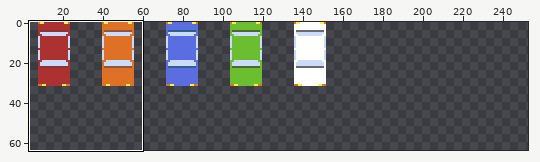
A sprite sheet gets an edit: bin/imgs/carTile.png. The picture above shows the old version from afar; the outline marks the close-up.
Close-up. Earlier state:
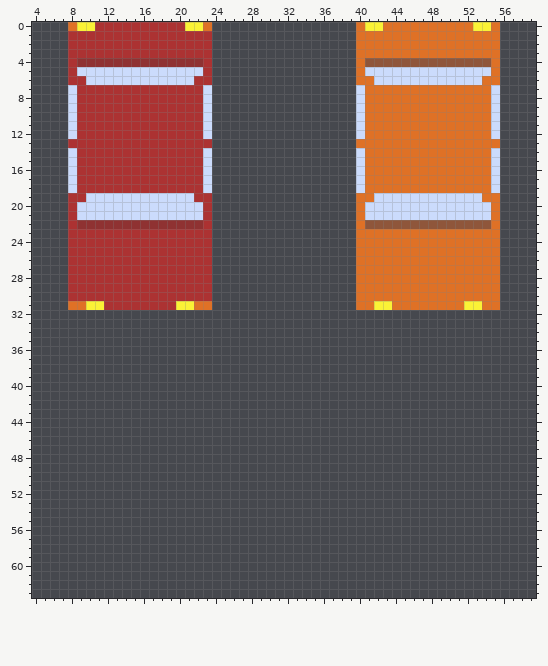
The file is 256x64 pixels. Shown: x 4..59, y 0..63. The wide view leaves out empty margins. The commit also changed other parts of the picture, which this record leaves out.
New version:
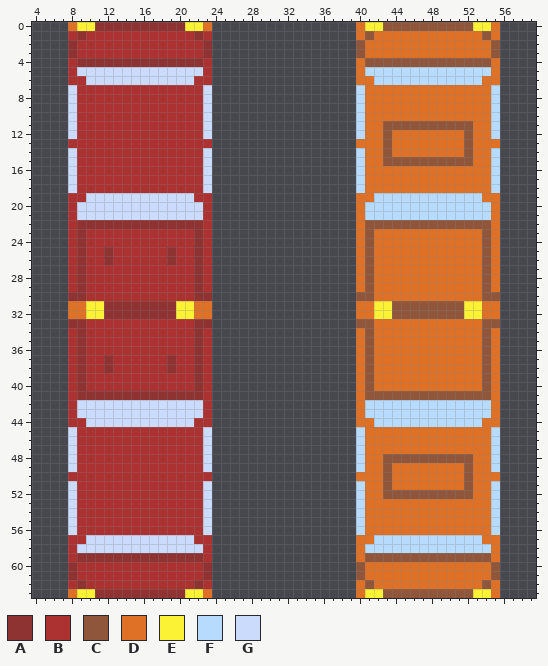
Palette (. is transparent): A #8f3232  B #ac3232  C #8f563b  D #df7126  E #fbf236  F #b7dbfc  G #cbdbfc
Changes in this commit:
Changed rows in their new state; - is an unchanged pixel.
first column x 8:
 0 ---AAAAAAAAAA----------------------CCCCCCCCCC---
 1 -A------------A------------------C------------C-
 2 A--------------A----------------C--------------C
 3 A--------------A----------------C--------------C
 5 ---------------------------------FFFFFFFFFFFFFF-
 6 ----------------------------------FFFFFFFFFFFF--
 7 --------------------------------F--------------F
 8 --------------------------------F--------------F
 9 --------------------------------F--------------F
10 --------------------------------F--------------F
11 --------------------------------F--CCCCCCCCCC--F
12 --------------------------------F--C--------C--F
13 -----------------------------------C--------C---
14 --------------------------------F--C--------C--F
15 --------------------------------F--CCCCCCCCCC--F
16 --------------------------------F--------------F
17 --------------------------------F--------------F
18 --------------------------------F--------------F
19 ----------------------------------FFFFFFFFFFFF--
20 ---------------------------------FFFFFFFFFFFFFF-
21 ---------------------------------FFFFFFFFFFFFFF-
23 -A------------A------------------C------------C-
24 -A------------A------------------C------------C-
25 -A--A------A--A------------------C------------C-
26 -A--A------A--A------------------C------------C-
27 -A------------A------------------C------------C-
28 -A------------A------------------C------------C-
29 -A------------A------------------C------------C-
30 AA------------AA----------------CC------------CC
31 ----AAAAAAAA------------------------CCCCCCCC----
32 DDEEAAAAAAAAEEDD----------------DDEECCCCCCCCEEDD
33 AABBBBBBBBBBBBAA----------------CCDDDDDDDDDDDDCC
34 BABBBBBBBBBBBBAB----------------DCDDDDDDDDDDDDCD
35 BABBBBBBBBBBBBAB----------------DCDDDDDDDDDDDDCD
36 BABBBBBBBBBBBBAB----------------DCDDDDDDDDDDDDCD
37 BABBABBBBBBABBAB----------------DCDDDDDDDDDDDDCD
38 BABBABBBBBBABBAB----------------DCDDDDDDDDDDDDCD
39 BABBBBBBBBBBBBAB----------------DCDDDDDDDDDDDDCD
40 BABBBBBBBBBBBBAB----------------DCDDDDDDDDDDDDCD
41 BAAAAAAAAAAAAAAB----------------DCCCCCCCCCCCCCCD
42 BGGGGGGGGGGGGGGB----------------DFFFFFFFFFFFFFFD
43 BGGGGGGGGGGGGGGB----------------DFFFFFFFFFFFFFFD
44 BBGGGGGGGGGGGGBB----------------DDFFFFFFFFFFFFDD
45 GBBBBBBBBBBBBBBG----------------FDDDDDDDDDDDDDDF
46 GBBBBBBBBBBBBBBG----------------FDDDDDDDDDDDDDDF
47 GBBBBBBBBBBBBBBG----------------FDDDDDDDDDDDDDDF
48 GBBBBBBBBBBBBBBG----------------FDDCCCCCCCCCCDDF
49 GBBBBBBBBBBBBBBG----------------FDDCDDDDDDDDCDDF
50 BBBBBBBBBBBBBBBB----------------DDDCDDDDDDDDCDDD
51 GBBBBBBBBBBBBBBG----------------FDDCDDDDDDDDCDDF
52 GBBBBBBBBBBBBBBG----------------FDDCCCCCCCCCCDDF
53 GBBBBBBBBBBBBBBG----------------FDDDDDDDDDDDDDDF
54 GBBBBBBBBBBBBBBG----------------FDDDDDDDDDDDDDDF
55 GBBBBBBBBBBBBBBG----------------FDDDDDDDDDDDDDDF
56 GBBBBBBBBBBBBBBG----------------FDDDDDDDDDDDDDDF
57 BBGGGGGGGGGGGGBB----------------DDFFFFFFFFFFFFDD
58 BGGGGGGGGGGGGGGB----------------DFFFFFFFFFFFFFFD
59 BAAAAAAAAAAAAAAB----------------DCCCCCCCCCCCCCCD
60 ABBBBBBBBBBBBBBA----------------CDDDDDDDDDDDDDDC
61 ABBBBBBBBBBBBBBA----------------CDDDDDDDDDDDDDDC
62 BABBBBBBBBBBBBAB----------------DCDDDDDDDDDDDDCD
63 DEEAAAAAAAAAAEED----------------DEECCCCCCCCCCEED
Where, in picture pixels (left, top, right, bottom), the same in both close-ups:
changed: (68, 22, 212, 58)
changed: (356, 22, 500, 598)
changed: (68, 229, 212, 598)
